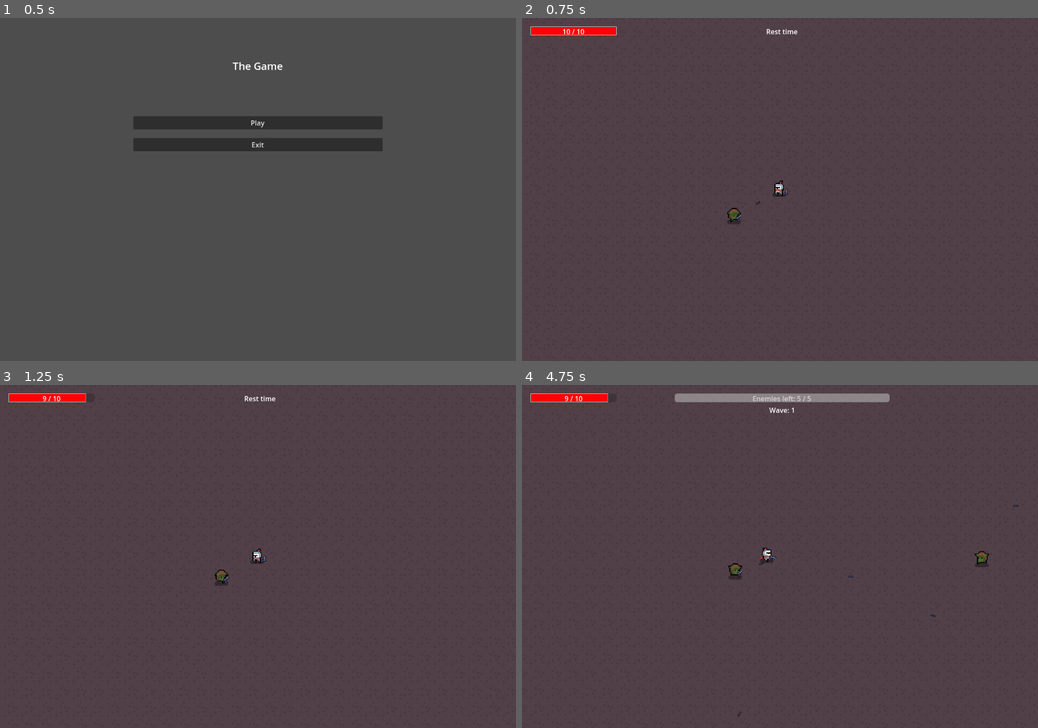
Above: before the commit, frames 1-4 (two rows, left to right).
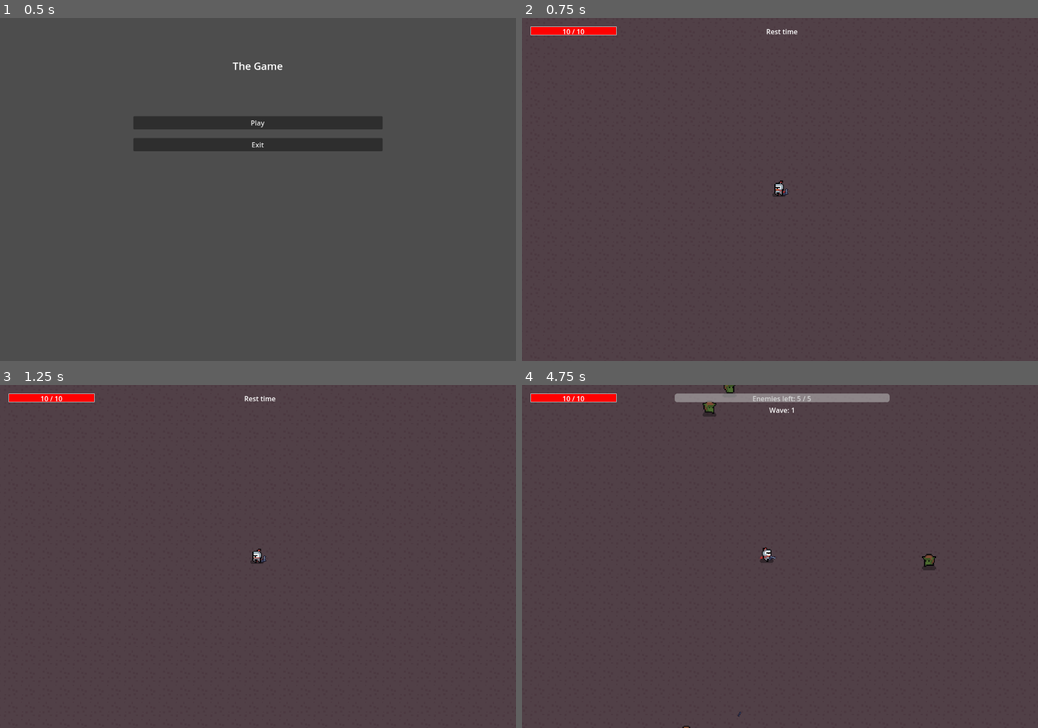
Above: after the commit, the same moments.

Repository: Jokolto/Matura
Game: Godot game, scene res://scenes/GUI/menus/main_menu.tscn
Same seed, same stepped clock (60 frames per second), same inputs: the game is played once before the commit and once after it.
Inputs (mouse positions are in pixels of both pictures, inside the frame that each line leads up to):
- Up to frame 1 (0.5 s): no input
- Up to frame 2 (0.75 s): click "Play" at 0.5 s
- Up to frame 3 (1.25 s): no input
- Up to frame 4 (4.75 s): move the mouse to (893, 539) at 1.27 s; hold D (move_right) 1.28-2.03 s; right-click (893, 539) at 1.35 s; move the mouse to (676, 573) at 2.02 s; hold S (move_down) 2.03-2.78 s; click (676, 573) at 2.1 s; move the mouse to (831, 481) at 2.77 s; hold D (move_right) 2.78-3.53 s; right-click (831, 481) at 2.85 s; move the mouse to (754, 625) at 3.52 s; hold W (move_up) 3.53-4.28 s; click (754, 625) at 3.6 s; move the mouse to (934, 607) at 4.27 s; hold A (move_left) from 4.28 s (still down); right-click (934, 607) at 4.35 s

Frame 1 is identical in both runs. In frame 2, 0.1% of the frame differs, in the area x 39-47%, y 53-61%; in frame 3, 0.2%; in frame 4, 0.6%, in the area x 7-97%, y 0-100%.

Commit message:
resources & code refactor

Diff:
--- a/source/managers/entities_manager.gd
+++ b/source/managers/EntitiesManager.gd
@@ -15,15 +15,6 @@
 signal wave_end
 signal wave_start
 
-
-var upgrades = [
-	{ "name": "Move Speed +10%", "apply": func(): PlayerManager.player.move_speed *= 1.1 },
-	{ "name": "Max HP +2", "apply": func(): PlayerManager.player.max_hp += 2 },
-	{ "name": "Attack Speed +15%", "apply": func(): PlayerManager.player.fire_rate_multiplier *= 1.15 },
-	{ "name": "Damage + 1", "apply": func(): PlayerManager.player.damage_flat_boost += 1 },
-	{ "name": "Damage + 50%", "apply": func(): PlayerManager.player.damage_multiplier += 0.5 },
-	# ... add more as needed
-]
 
 func _ready() -> void:
 	pass
@@ -99,6 +90,3 @@
 
 func _on_enemy_death():
 	enemies_alive -= 1
-
-func _on_upgrade_selected(upgrade):
-	upgrade["apply"].call()
--- /dev/null
+++ b/source/managers/ItemManager.gd
@@ -0,0 +1,31 @@
+extends Node
+
+var player: Node = null
+var held_items: Array = []
+
+
+func apply_item(item: ItemData):
+	if player == null:
+		player = PlayerManager.get_player()
+
+	match item.effect:
+		"fire_rate":
+			player.fire_rate_multiplier += item.effect_value
+		"damage_up":
+			player.damage_flat_boost += item.effect_value
+		"max_hp":
+			player.max_hp += item.effect_value
+		"move_speed":
+			player.move_speed += item.effect_value
+		"fire_rate":
+			player.fire_rate += item.effect_value
+		"damage_multiply":
+			player.damage_multiplier += item.effect_value
+		_:
+			print("Unknown upgrade type: ", item.effect)
+
+
+
+func _on_item_selected(item):
+	apply_item(item)
+	held_items.append(item)
--- a/source/project.godot
+++ b/source/project.godot
@@ -17,10 +17,11 @@
 
 [autoload]
 
-EntitiesManager="*res://managers/entities_manager.gd"
-GameManager="*res://managers/game_manager.gd"
-ProjectileManager="*res://managers/projectile_manager.gd"
-PlayerManager="*res://managers/player_manager.gd"
+EntitiesManager="*res://managers/EntitiesManager.gd"
+GameManager="*res://managers/GameManager.gd"
+ProjectileManager="*res://managers/ProjectileManager.gd"
+PlayerManager="*res://managers/PlayerManager.gd"
+ItemManager="*res://managers/ItemManager.gd"
 
 [display]
 
--- /dev/null
+++ b/source/resources/enemies/general_enemy.tres
@@ -0,0 +1,10 @@
+[gd_resource type="Resource" script_class="EnemyDataResource" load_steps=2 format=3 uid="uid://cfs3pe8fslgxm"]
+
+[ext_resource type="Script" path="res://scenes/entities/enemies/melee/EnemyData.gd" id="1_18bmh"]
+
+[resource]
+script = ExtResource("1_18bmh")
+name = "goblin_melee"
+contact_damage = 2.0
+max_health = 5.0
+move_speed = 200.0
--- /dev/null
+++ b/source/resources/enemies/ranged_enemy.tres
@@ -0,0 +1,13 @@
+[gd_resource type="Resource" script_class="RangedEnemyDataResource" load_steps=2 format=3 uid="uid://bbp3sjbm6au00"]
+
+[ext_resource type="Script" path="res://scenes/entities/enemies/ranged/RangedEnemyData.gd" id="1_ymjuj"]
+
+[resource]
+script = ExtResource("1_ymjuj")
+name = "goblin_ranged"
+contact_damage = 1.0
+ranged_damage = 0.0
+max_health = 3.0
+move_speed = 50.0
+attack_range = 750.0
+fire_rate_multiplier = 0.2
--- /dev/null
+++ b/source/resources/items/atelier_bullets.tres
@@ -0,0 +1,11 @@
+[gd_resource type="Resource" script_class="ItemData" load_steps=2 format=3 uid="uid://2h3ybrakl436"]
+
+[ext_resource type="Script" path="res://scenes/items/ItemData.gd" id="1_1ppid"]
+
+[resource]
+script = ExtResource("1_1ppid")
+name = "Atelier Bullets"
+description = "damage + 1"
+rarity = 2
+effect = "damage_up"
+effect_value = 1.0
--- /dev/null
+++ b/source/resources/items/better_heart.tres
@@ -0,0 +1,11 @@
+[gd_resource type="Resource" script_class="ItemData" load_steps=2 format=3 uid="uid://bnclyrvllybvk"]
+
+[ext_resource type="Script" path="res://scenes/items/ItemData.gd" id="1_n38v5"]
+
+[resource]
+script = ExtResource("1_n38v5")
+name = "Better Heart"
+description = "Max HP +2"
+rarity = 1
+effect = "max_hp"
+effect_value = 2.0
--- /dev/null
+++ b/source/resources/items/better_legs.tres
@@ -0,0 +1,11 @@
+[gd_resource type="Resource" script_class="ItemData" load_steps=2 format=3 uid="uid://bovif2q4nttd1"]
+
+[ext_resource type="Script" path="res://scenes/items/ItemData.gd" id="1_yjxbu"]
+
+[resource]
+script = ExtResource("1_yjxbu")
+name = "Better Legs"
+description = "Move Speed + 50"
+rarity = 1
+effect = "move_speed"
+effect_value = 50.0
--- /dev/null
+++ b/source/resources/items/magical_gunpowder.tres
@@ -0,0 +1,11 @@
+[gd_resource type="Resource" script_class="ItemData" load_steps=2 format=3 uid="uid://naglg70ncek8"]
+
+[ext_resource type="Script" path="res://scenes/items/ItemData.gd" id="1_h65sk"]
+
+[resource]
+script = ExtResource("1_h65sk")
+name = "Magical Gunpowder"
+description = "Damage + 50%"
+rarity = 3
+effect = "damage_multiply"
+effect_value = 0.5
--- /dev/null
+++ b/source/resources/items/rapid_fire.tres
@@ -0,0 +1,11 @@
+[gd_resource type="Resource" script_class="ItemData" load_steps=2 format=3 uid="uid://jp62d31gqfqn"]
+
+[ext_resource type="Script" path="res://scenes/items/ItemData.gd" id="1_v46wr"]
+
+[resource]
+script = ExtResource("1_v46wr")
+name = "Rapid Fire"
+description = "Attack Speed +15%"
+rarity = 1
+effect = "fire_rate_up"
+effect_value = 0.15
--- a/source/scenes/GUI/hud/upgrade_panel.gd
+++ b/source/scenes/GUI/hud/upgrade_panel.gd
@@ -2,8 +2,13 @@
 
 @onready var upgrades_buttons = $Panel/VBoxContainer
 @onready var buttons = upgrades_buttons.get_children()
+@onready var blocker = $Panel/MouseBlocker
+var items_pool = []
+var input_ready = false
 
 func _ready():
+	blocker.mouse_filter = Control.MOUSE_FILTER_STOP
+	items_pool = load_all_items()
 	EntitiesManager.wave_end.connect(_on_wave_end)
 	for button in buttons:
 		button.pressed.connect(_on_upgrade_selected)
@@ -11,31 +16,47 @@
 	hide()
 
 func show_upgrade_panel():
+
 	get_tree().paused = not get_tree().paused
 	visible = get_tree().paused
 
-	var options = EntitiesManager.upgrades.duplicate()
+	var options = items_pool
 	options.shuffle()
 	options = options.slice(0, len(buttons))
 
 
 	for i in range(len(buttons)):
 		var button: Button = buttons[i]
-		var first_click = not button.pressed.is_connected(EntitiesManager._on_upgrade_selected)
+		var first_click = not button.pressed.is_connected(ItemManager._on_item_selected)
 		var upgrade = options[i]
-		button.text = upgrade["name"]
+		button.text = upgrade["name"] + "\n" + upgrade["description"]
 
 		if not first_click:
-			button.pressed.disconnect(EntitiesManager._on_upgrade_selected)
+			button.pressed.disconnect(ItemManager._on_item_selected)
 			button.pressed.disconnect(GameManager.hud._on_upgrade_selected)  # redisconnecting, connecting just so that order stays
 
-		button.pressed.connect(EntitiesManager._on_upgrade_selected.bind(upgrade))
+		button.pressed.connect(ItemManager._on_item_selected.bind(upgrade))
 		button.pressed.connect(GameManager.hud._on_upgrade_selected)
 
 
 
+func load_all_items() -> Array:
+	var item_list = []
+	var path_to_items = "res://resources/items/"
+	var dir = DirAccess.open(path_to_items)
+	for file in dir.get_files():
+		if file.ends_with(".tres"):
+			var item = load(path_to_items + file)
+			item_list.append(item)
+			print(item)
+	return item_list
+
 func _on_wave_end():
+	blocker.visible = true
 	show_upgrade_panel()
+	await get_tree().create_timer(0.5).timeout
+	blocker.visible = false
+
 
 func _on_upgrade_selected():
 	visible = false
--- a/source/scenes/GUI/hud/upgrade_panel.tscn
+++ b/source/scenes/GUI/hud/upgrade_panel.tscn
@@ -6,6 +6,14 @@
 [node name="UpgradePanel" type="CanvasLayer"]
 
 [node name="Panel" type="Panel" parent="."]
+anchors_preset = 15
+anchor_right = 1.0
+anchor_bottom = 1.0
+grow_horizontal = 2
+grow_vertical = 2
+
+[node name="MouseBlocker" type="Control" parent="Panel"]
+layout_mode = 1
 anchors_preset = 15
 anchor_right = 1.0
 anchor_bottom = 1.0
--- /dev/null
+++ b/source/scenes/entities/enemies/melee/EnemyData.gd
@@ -0,0 +1,7 @@
+
+class_name EnemyDataResource extends Resource
+
+@export var name: String
+@export var contact_damage: float
+@export var max_health: float
+@export var move_speed: float
--- a/source/scenes/entities/enemies/enemy.gd
+++ b/source/scenes/entities/enemies/melee/enemy.gd
@@ -1,15 +1,17 @@
 class_name Enemy extends CharacterBody2D
 
-@export var move_speed: float = 50.0
-@export var max_health: float = 3
+@export var stats: Resource = preload("res://resources/enemies/general_enemy.tres")
+
 @onready var player: CharacterBody2D = null  # assign this later
 @onready var body_sprite = $AnimatedSprite2D
 
+var move_speed: float
+var max_health: float
+var health: float
+var contact_damage: float
 
+var player_inside_contact_range: bool = false
 var enemy_id: int = -1
-var health: float = 3
-var contact_damage: float = 1
-var player_inside_contact_range: bool = false
 
 signal enemy_death
 
@@ -25,7 +27,13 @@
 	player = PlayerManager.get_player()
 	if not player:
 		print("Warning: Enemy has no player reference!")
+
+	move_speed = stats.move_speed
+	max_health = stats.max_health
+	contact_damage = stats.contact_damage
 	health = max_health
+
+
 
 
 func _physics_process(_delta: float) -> void:
--- a/source/scenes/entities/enemies/enemy.tscn
+++ b/source/scenes/entities/enemies/melee/enemy.tscn
@@ -1,6 +1,6 @@
 [gd_scene load_steps=19 format=3 uid="uid://c50m7sd4fufhq"]
 
-[ext_resource type="Script" path="res://scenes/entities/enemies/enemy.gd" id="1_pt0u1"]
+[ext_resource type="Script" path="res://scenes/entities/enemies/melee/enemy.gd" id="1_pt0u1"]
 [ext_resource type="Texture2D" uid="uid://5ypvfpeb6yc5" path="res://assets/v1.1 dungeon crawler 16X16 pixel pack/enemies/goblin/goblin_idle_spritesheet.png" id="2_quadr"]
 [ext_resource type="Texture2D" uid="uid://b66v6jcmvo653" path="res://assets/v1.1 dungeon crawler 16X16 pixel pack/enemies/goblin/goblin_run_spritesheet.png" id="3_v665q"]
 
--- /dev/null
+++ b/source/scenes/entities/enemies/ranged/RangedEnemyData.gd
@@ -0,0 +1,10 @@
+
+class_name RangedEnemyDataResource extends Resource
+
+@export var name: String
+@export var contact_damage: float
+@export var ranged_damage: float
+@export var max_health: float
+@export var move_speed: float
+@export var attack_range: float
+@export var fire_rate_multiplier: float
--- a/source/scenes/entities/enemies/ranged_enemy.gd
+++ b/source/scenes/entities/enemies/ranged/ranged_enemy.gd
@@ -1,17 +1,22 @@
 class_name RangedEnemy extends Enemy
 
 
-@export var attack_range = 1000
 @onready var weapon_holder = $Weaponholder
-var fire_rate_multiplier = 0.25
+
+var fire_rate_multiplier: float
+var attack_range: float
+var ranged_damage_multiplier: float
 
 var start_weapon: PackedScene = preload("res://scenes/weapons/guns/gun1.tscn")
 var _current_weapon: Node = null
 
 func _ready() -> void:
-	move_speed = 100
-	max_health = 2
+	stats = preload("res://resources/enemies/ranged_enemy.tres")
 	super._ready()
+
+	fire_rate_multiplier = stats.fire_rate_multiplier
+	attack_range = stats.attack_range
+
 	if start_weapon != null:
 		_current_weapon = start_weapon.instantiate()
 		weapon_holder.add_child(_current_weapon)
--- a/source/scenes/entities/enemies/ranged_enemy.tscn
+++ b/source/scenes/entities/enemies/ranged/ranged_enemy.tscn
@@ -1,7 +1,7 @@
 [gd_scene load_steps=4 format=3 uid="uid://q1yaqop55trx"]
 
-[ext_resource type="PackedScene" uid="uid://c50m7sd4fufhq" path="res://scenes/entities/enemies/enemy.tscn" id="1_4qi32"]
-[ext_resource type="Script" path="res://scenes/entities/enemies/ranged_enemy.gd" id="2_pu3vm"]
+[ext_resource type="PackedScene" uid="uid://c50m7sd4fufhq" path="res://scenes/entities/enemies/melee/enemy.tscn" id="1_4qi32"]
+[ext_resource type="Script" path="res://scenes/entities/enemies/ranged/ranged_enemy.gd" id="2_pu3vm"]
 [ext_resource type="Script" path="res://scenes/weapons/weaponholder.gd" id="3_k88h6"]
 
 [node name="RangedEnemy" instance=ExtResource("1_4qi32")]
--- /dev/null
+++ b/source/scenes/items/ItemData.gd
@@ -0,0 +1,9 @@
+
+class_name ItemData extends Resource
+
+@export var name: String
+@export var description: String
+@export var rarity: int
+@export var icon: Texture2D
+@export var effect: String
+@export var effect_value: float
--- a/source/scenes/level/level.tscn
+++ b/source/scenes/level/level.tscn
@@ -10,7 +10,6 @@
 [ext_resource type="PackedScene" uid="uid://cqxmmiyy1brb" path="res://scenes/GUI/menus/pause_menu.tscn" id="8_h1kyu"]
 [ext_resource type="PackedScene" uid="uid://ctk8kojftcawm" path="res://scenes/GUI/hud/upgrade_panel.tscn" id="9_j1s7u"]
 [ext_resource type="Script" path="res://scenes/GUI/hud/upgrade_panel.gd" id="10_wqxkn"]
-[ext_resource type="PackedScene" uid="uid://q1yaqop55trx" path="res://scenes/entities/enemies/ranged_enemy.tscn" id="11_nqyit"]
 
 [sub_resource type="TileSetAtlasSource" id="TileSetAtlasSource_5nmku"]
 texture = ExtResource("4_bulvw")
@@ -159,9 +158,4 @@
 visible = false
 script = ExtResource("10_wqxkn")
 
-[node name="RangedEnemy" parent="." instance=ExtResource("11_nqyit")]
-z_index = 1
-position = Vector2(1715, 1392)
-attack_range = 1000
-
 [connection signal="timeout" from="WaveTimer" to="." method="_on_wave_timer_timeout"]
--- a/source/scenes/objects/enemy_spawner/enemy_spawner.gd
+++ b/source/scenes/objects/enemy_spawner/enemy_spawner.gd
@@ -1,11 +1,13 @@
 extends Node2D
 
 @export var spawn_rate: float = 2.0  # Seconds between spawns
-@export var enemy_scene: PackedScene = preload("res://scenes/entities/enemies/enemy.tscn")
+@export var enemy_scene: PackedScene = preload("res://scenes/entities/enemies/melee/enemy.tscn")
+@export var ranged_enemy_scene: PackedScene = preload("res://scenes/entities/enemies/ranged/ranged_enemy.tscn")
 
 @onready var spawn_area = $SpawnArea
 @onready var player = PlayerManager.get_player()
 
+var enemy_pool: Dictionary = {}
 var timer := 0.0
 
 signal enemy_spawned
@@ -20,6 +22,12 @@
 		spawn_enemy()
 
 func spawn_enemy() -> void:
+	enemy_pool = {
+	enemy_scene: func(wave): return max(100 - wave * 10, 20),
+	ranged_enemy_scene: func(wave): return min(wave * 10, 80)
+	}
+
+
 	if not is_instance_valid(player):
 		print("no player -> no enemies")
 		return
@@ -27,7 +35,9 @@
 	if not enemy_spawned.is_connected(GameManager.hud._on_enemy_spawned):
 		enemy_spawned.connect(GameManager.hud._on_enemy_spawned)
 
-	var enemy = enemy_scene.instantiate()
+	var chosen_enemy_scene = choose_enemy(EntitiesManager.current_wave)
+	var enemy = chosen_enemy_scene.instantiate()
+
 	enemy.global_position = get_spawn_position()
 	enemy.player = player
 	EntitiesManager.enemies_spawned += 1
@@ -36,5 +46,25 @@
 	enemy_spawned.emit()
 	#print("Enemy was spawned!")
 
+
+func choose_enemy(wave: int) -> PackedScene:
+	var weights = {}
+	var total_weight = 0.0
+
+	for enemy in enemy_pool.keys():
+		var weight = float(enemy_pool[enemy].call(wave))
+		weights[enemy] = weight
+		total_weight += weight
+
+	var rand = randf() * total_weight
+	var cumulative = 0.0
+
+	for enemy in weights.keys():
+		cumulative += weights[enemy]
+		if rand <= cumulative:
+			return enemy
+
+	return weights.keys()[0]  # fallback
+
 func get_spawn_position() -> Vector2:
 	return spawn_area.get_random_position()
--- /dev/null
+++ b/source/scenes/weapons/guns/GunData.gd
@@ -0,0 +1,6 @@
+class_name GunData extends Resource
+
+@export var fire_rate: float   # shots per second
+@export var automatic: bool
+@export var spread_deg: float    # 0 = pinpoint
+@export var bullet_damage: float
--- a/source/scenes/weapons/weaponholder.gd
+++ b/source/scenes/weapons/weaponholder.gd
@@ -1,9 +1,9 @@
 extends Node2D
 
 
-func _aim_weapon(position: Vector2) -> void:
+func _aim_weapon(pos: Vector2) -> void:
 	# 1) raw look-at
-	look_at(position)
+	look_at(pos)
 
 	# 2) decide whether we’re ‘facing left’
 	var ang_deg : float = wrapf(rotation_degrees, 0.0, 360.0)
Renamed: source/managers/game_manager.gd -> source/managers/GameManager.gd
Renamed: source/managers/player_manager.gd -> source/managers/PlayerManager.gd
Renamed: source/managers/projectile_manager.gd -> source/managers/ProjectileManager.gd
Not shown: 1 places in source/scenes/level/level.tscn that only renumber resources
